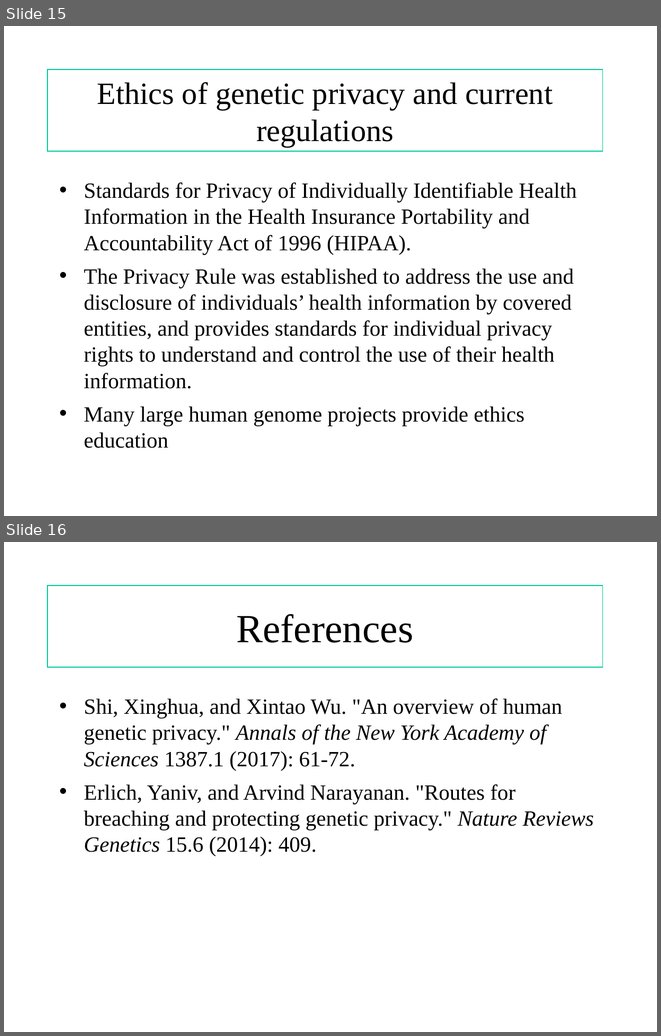
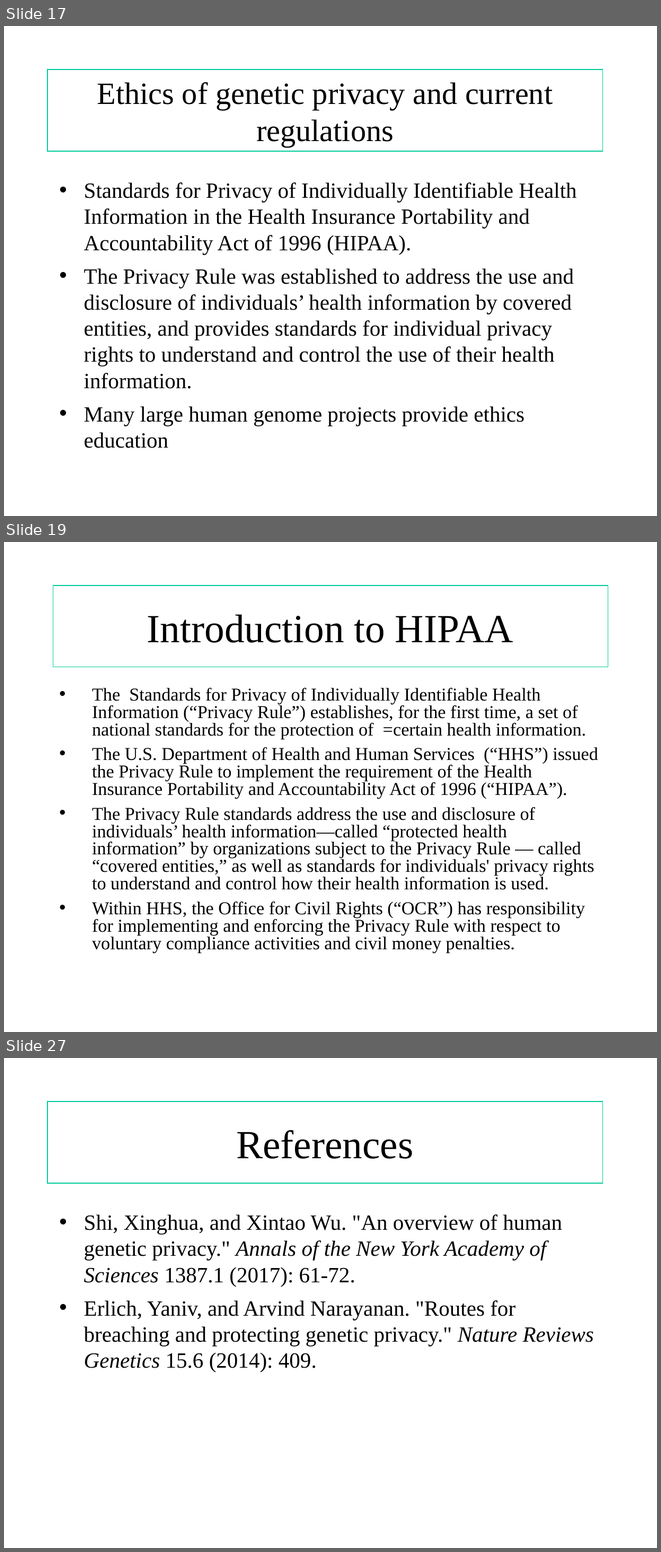
Before and after one commit to shilab/Genetic-Privacy-, a slide deck: risks and ethics.ppt. Shown one above the other, each under a label of ours: slides 15 and 16 before the commit, slides 17, 19 and 27 after it; the slides between them are not shown. The pictures are 661x1036 and 661x1552 pixels, drawn with LibreOffice and Linux fonts; fonts in the diff are those of the drawing. Boxes give left, top, right and bottom in pixels: in the first picture for what was removed or moved away, otherwise in the second. Text is boxed around its words. In the diff, an @@ line names an element or a change of style, - is before the commit and + after.

```diff
--- a/risks and ethics.ppt
+++ b/risks and ethics.ppt
@@ slide 19 added at [4, 542, 657, 1032], background #FFFFFF @@
@@ title added at [53, 586, 608, 668], outline #00CC99 0.74 pt, 44 pt, text #000000 @@
+Introduction to HIPAA
@@ text added at [92, 688, 598, 952], 20 pt, text #000000 @@
+• The Standards for Privacy of Individually Identifiable Health Information (“Privacy Rule”) establishes, for the first time, a set of national standards for the protection of =certain health information.
+• The U.S. Department of Health and Human Services (“HHS”) issued the Privacy Rule to implement the requirement of the Health Insurance Portability and Accountability Act of 1996 (“HIPAA”).
+• The Privacy Rule standards address the use and disclosure of individuals’ health information—called “protected health information” by organizations subject to the Privacy Rule — called “covered entities,” as well as standards for individuals' privacy rights to understand and control how their health information is used.
+• Within HHS, the Office for Civil Rights (“OCR”) has responsibility for implementing and enforcing the Privacy Rule with respect to voluntary compliance activities and civil money penalties.
@@ what was slide 15 is now slide 17 @@
@@ what was slide 16 is now slide 27 @@
```
Also in this commit, not shown: 10 other slides added.
